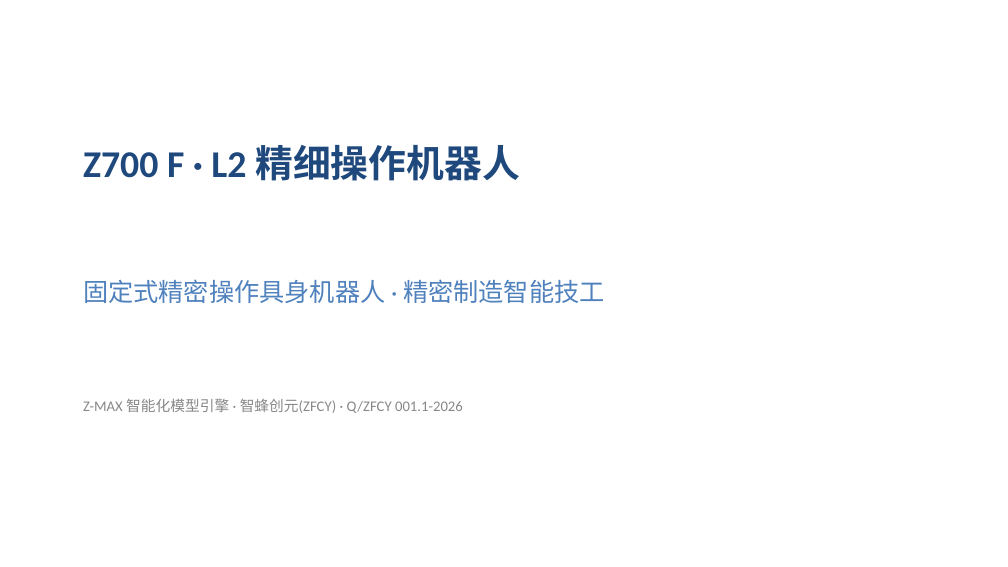
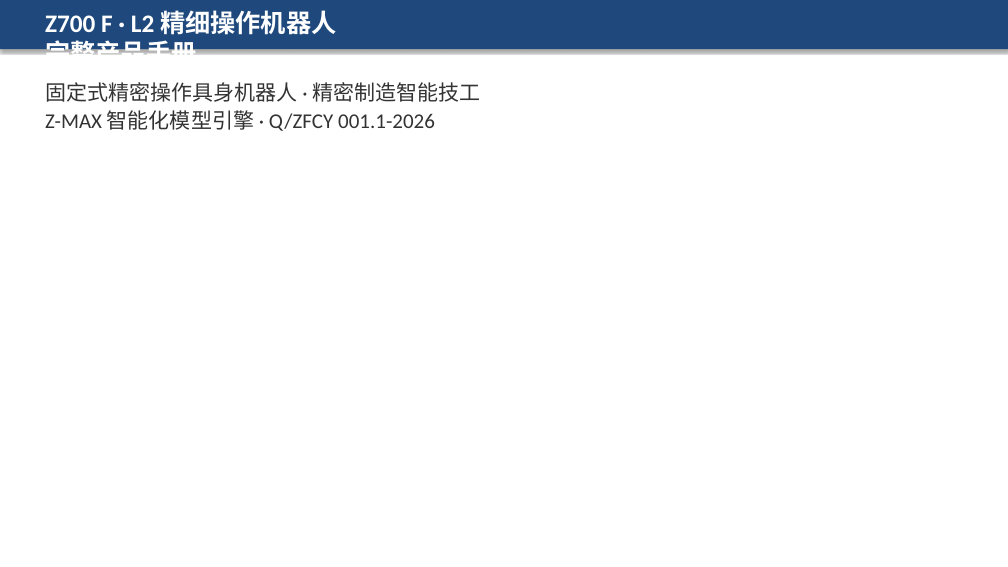
Before and after one commit to MikeBMW/lerobot-smolvla-lew, a slide deck: slide 1 of docs/Z700F-L2产品培训手册.pptx. Drawn at 1008x567 pixels with LibreOffice and Linux fonts; fonts in the diff are those of the drawing. Boxes give left, top, right and bottom in pixels: in the first picture for what was removed or moved away, otherwise in the second. Text is boxed around its words. In the diff, an @@ line names an element or a change of style, - is before the commit and + after.

Commit message:
docs: 全面更新 — 培训手册MD+PPTX含GUI/硬件/ROS2/电气/机械 完整产品手册

```diff
--- a/docs/Z700F-L2产品培训手册.pptx
+++ b/docs/Z700F-L2产品培训手册.pptx
@@ rectangle added at [0,0,1008,49], fill #1F497D @@
@@ text at [45,10,336,54]: text changed; text colour #4F81BD to #FFFFFF; bold on @@
-固定式精密操作具身机器人 · 精密制造智能技工
+Z700 F · L2 精细操作机器人
+完整产品手册
@@ text at [45,82,480,131]: text changed; size 14 to 20 pt; text colour #888888 to #333333 @@
-Z-MAX 智能化模型引擎 · 智蜂创元(ZFCY) · Q/ZFCY 001.1-2026
+固定式精密操作具身机器人 · 精密制造智能技工
+Z-MAX 智能化模型引擎 · Q/ZFCY 001.1-2026
@@ text removed at [83,145,520,181] @@
-Z700 F · L2 精细操作机器人
```
Also in this commit, not shown: 7 other slides changed, 5 slides added, 6 slides removed, 1 other file.
